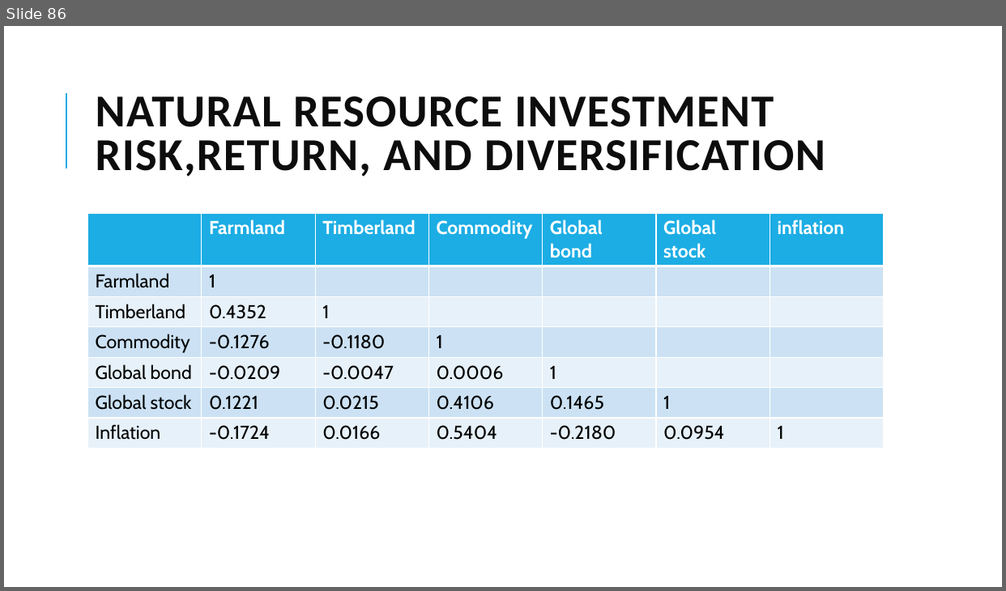
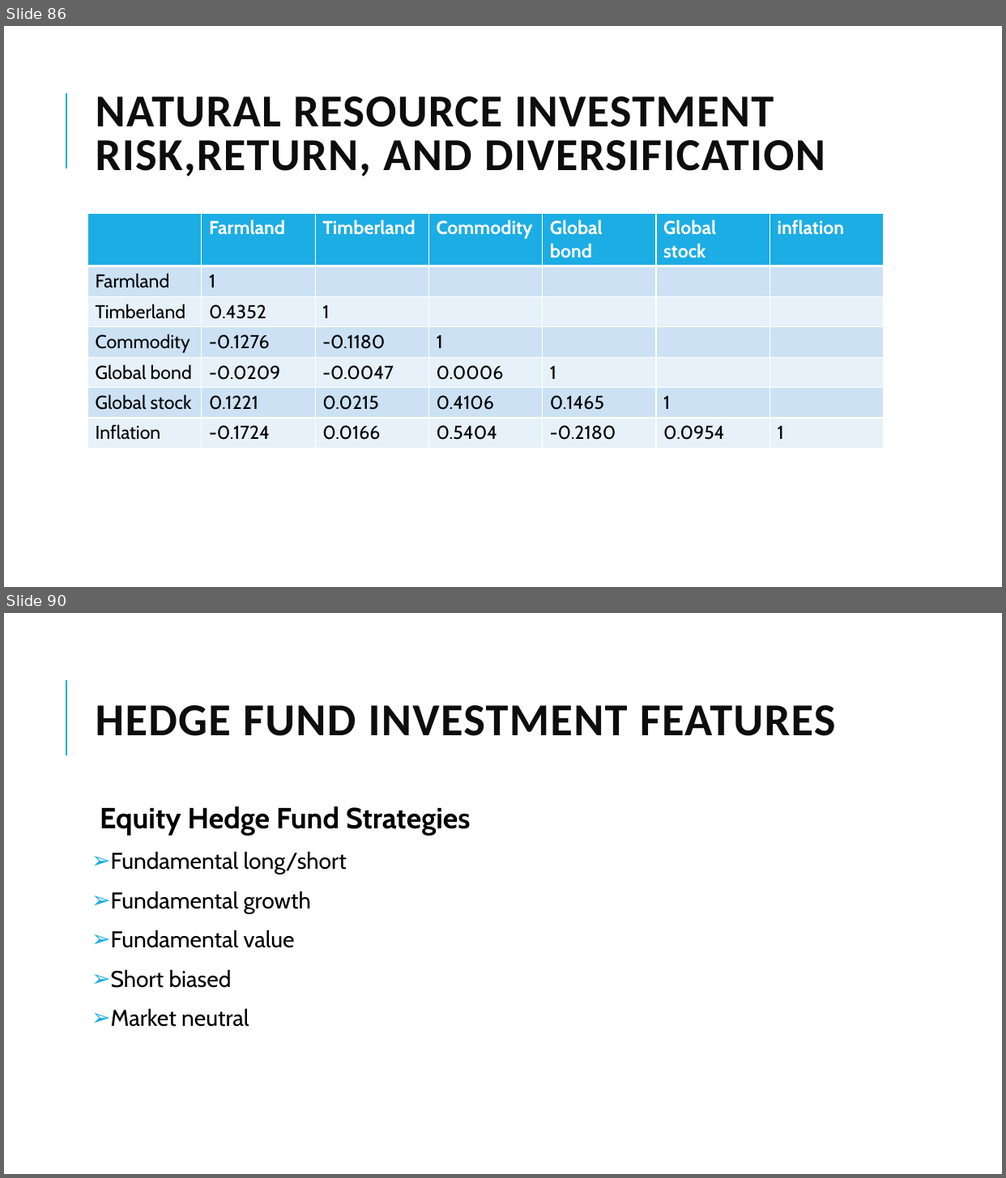
Before and after one commit to Isco0530/data, a slide deck: 2024Alternative.pptx. Shown one above the other, each under a label of ours: slide 86 before the commit, slides 86 and 90 after it; the slides between them are not shown. The pictures are 1006x591 and 1006x1178 pixels, drawn with LibreOffice and Linux fonts; fonts in the diff are those of the drawing. Boxes give left, top, right and bottom in pixels: in the first picture for what was removed or moved away, otherwise in the second. Text is boxed around its words. In the diff, an @@ line names an element or a change of style, - is before the commit and + after.

```diff
--- a/2024Alternative.pptx
+++ b/2024Alternative.pptx
@@ slide 90 added at box(4, 613, 1002, 1174), background #FFFFFF; not listed: 1 template element that a slide beside it also shows @@
@@ title added at box(96, 705, 836, 736), 44 pt, text #0D0D0D, bold @@
+HEDGE FUND INVESTMENT FEATURES
@@ text added at box(100, 807, 470, 1027), 22 pt, text #000000 @@
+  Equity Hedge Fund Strategies
+➢ Fundamental long/short
+➢ Fundamental growth
+➢ Fundamental value
+➢ Short biased
+➢ Market neutral
```
Also in this commit, not shown: 3 slides changed, 6 other slides added.
